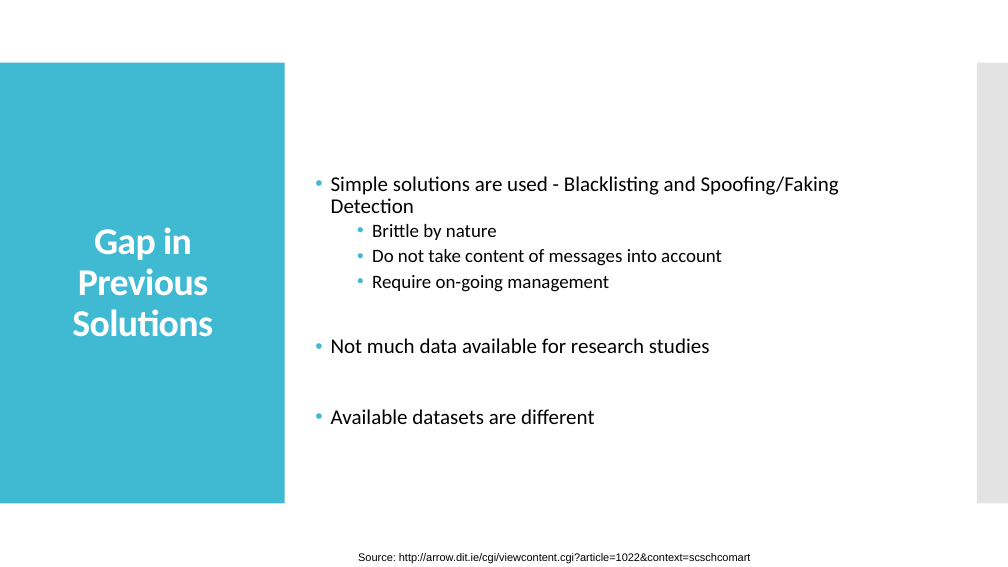
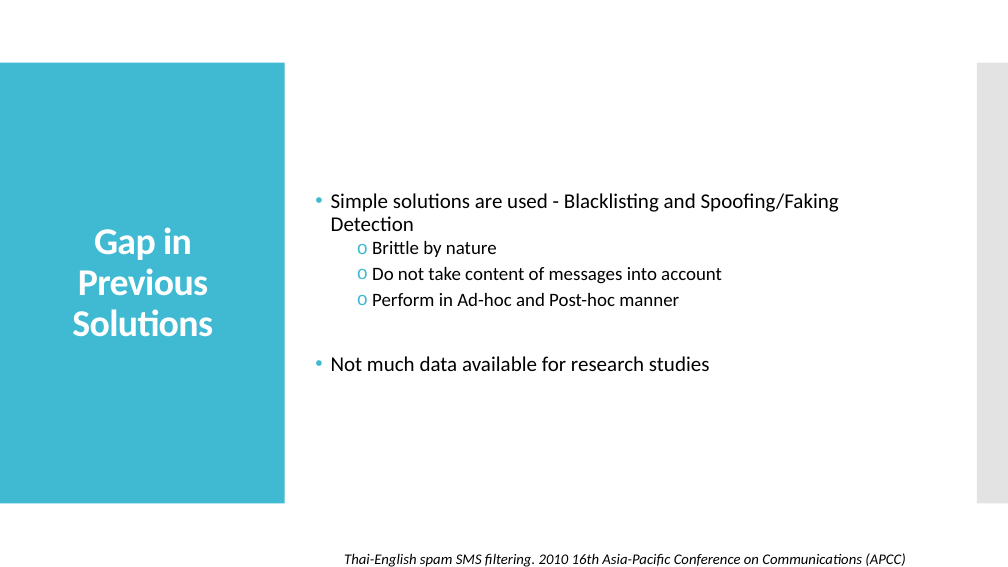
Before and after one commit to HarshitaJain0905/SMS_Spam_701, a slide deck: slide 4 of IFN701 PPT Week12.pptx. Drawn at 1008x567 pixels with LibreOffice and Linux fonts; fonts in the diff are those of the drawing. Boxes give left, top, right and bottom in pixels: in the first picture for what was removed or moved away, otherwise in the second. Text is boxed around its words. In the diff, an @@ line names an element or a change of style, - is before the commit and + after.

```diff
--- a/IFN701 PPT Week12.pptx
+++ b/IFN701 PPT Week12.pptx
@@ text at [372,241,722,284]: bullet • to o @@
@@ text at [372,293,679,306]: text changed @@
-  • Require on-going management
+  o Perform in Ad-hoc and Post-hoc manner
@@ text at [331,409,594,424]: paragraph removed @@
-• Available datasets are different
@@ text added at [344,553,905,567], 14 pt, text #000000, italic @@
+Thai-English spam SMS filtering. 2010 16th Asia-Pacific Conference on Communications (APCC)
@@ text removed at [358,553,751,563] @@
-Source: http://arrow.dit.ie/cgi/viewcontent.cgi?article=1022&context=scschcomart
```
Also in this commit, not shown: 14 other slides changed, 2 slides added, 4 slides removed.
